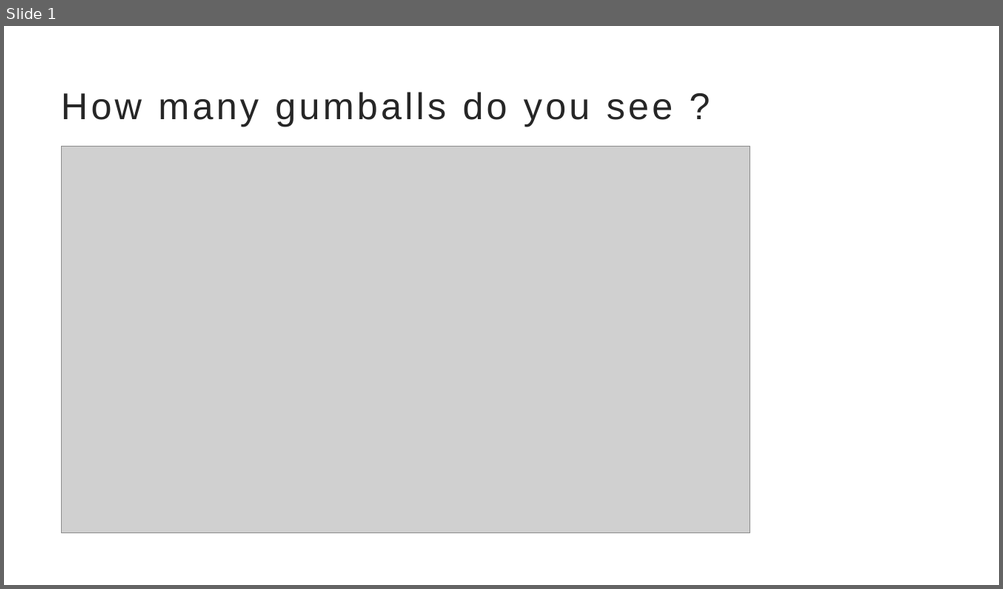
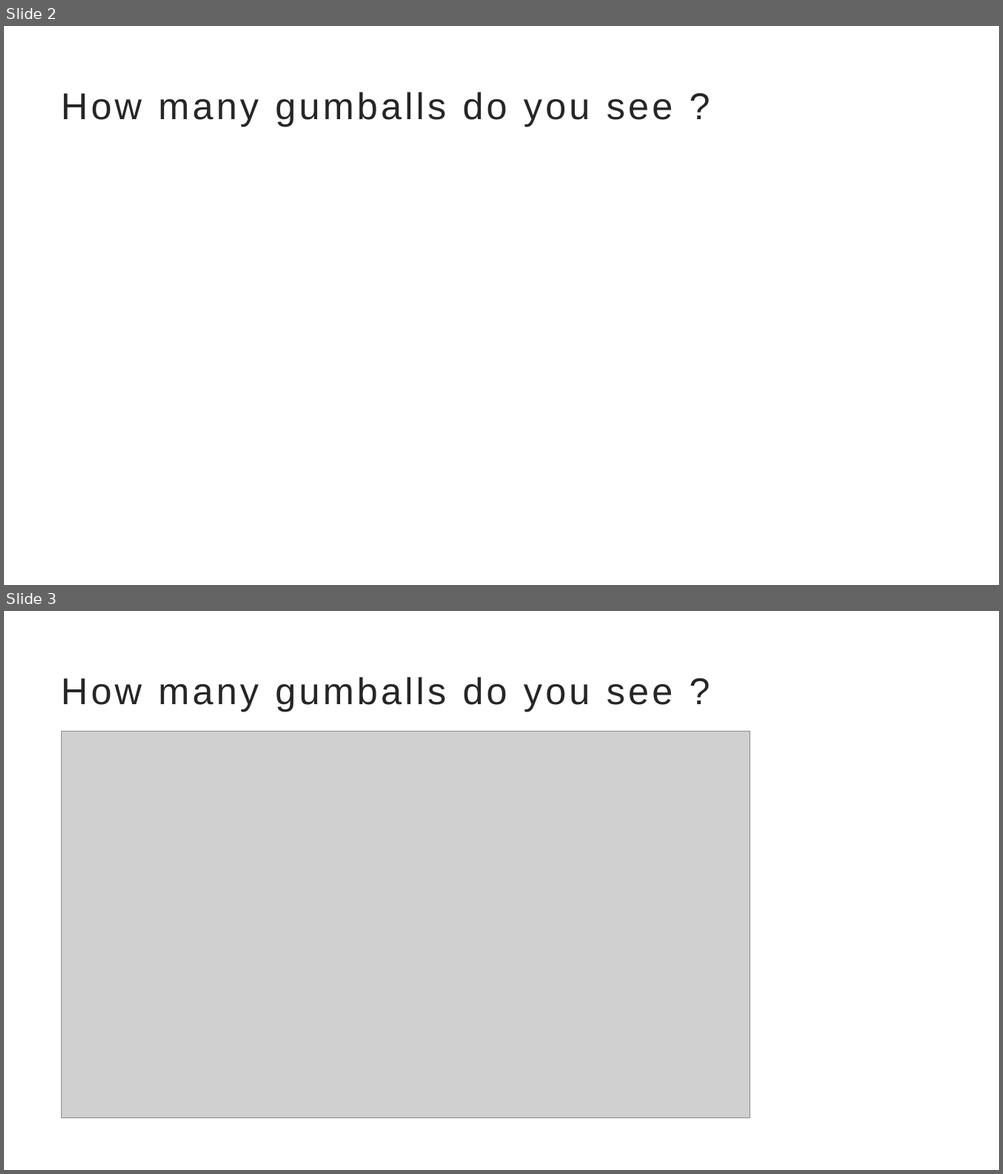
Before and after one commit to brinda-25/workshop, a slide deck: Day1/gumballs/gumballs.pptx. Shown one above the other, each under a label of ours: slide 1 before the commit, slides 2 and 3 after it. The pictures are 1003x589 and 1003x1174 pixels, drawn with LibreOffice and Linux fonts; fonts in the diff are those of the drawing; grey boxes stand for pictures. Boxes give left, top, right and bottom in pixels: in the first picture for what was removed or moved away, otherwise in the second. Text is boxed around its words. In the diff, an @@ line names an element or a change of style, - is before the commit and + after.

```diff
--- a/Day1/gumballs/gumballs.pptx
+++ b/Day1/gumballs/gumballs.pptx
@@ slide 2 added at (4,26,999,585), background #FFFFFF @@
@@ title added at (61,92,673,127), 36 pt, text #262626 @@
+How many gumballs do you see ?
@@ what was slide 1 is now slide 3 @@
```
Also in this commit, not shown: 3 other slides added, 6 other files.
